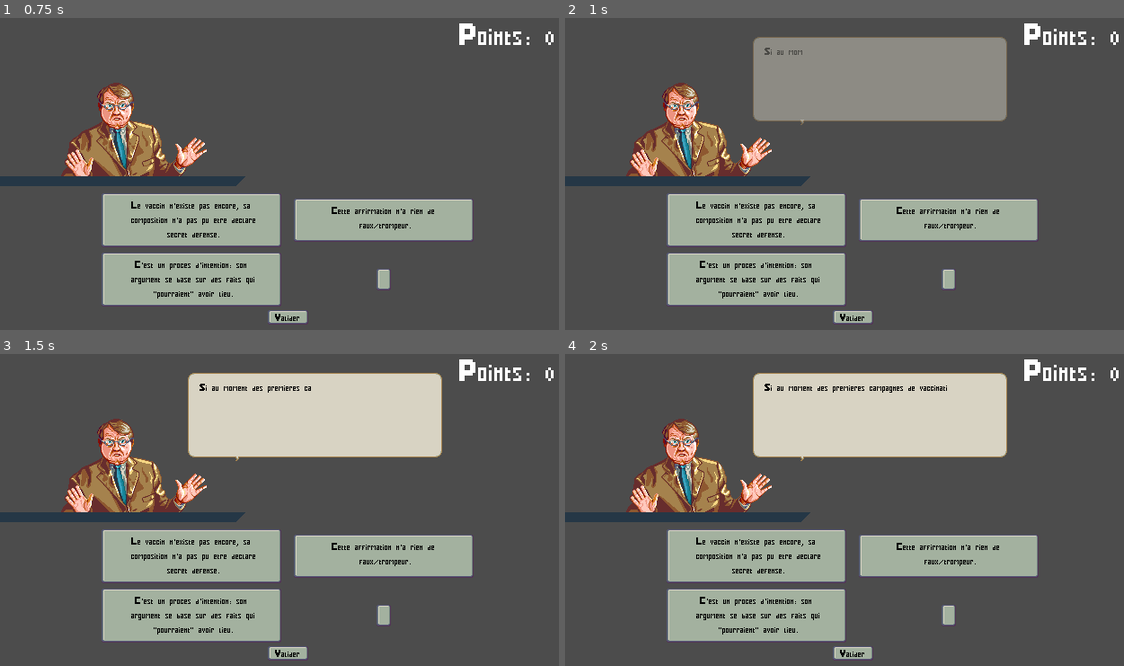
Above: before the commit, frames 1-4 (two rows, left to right).
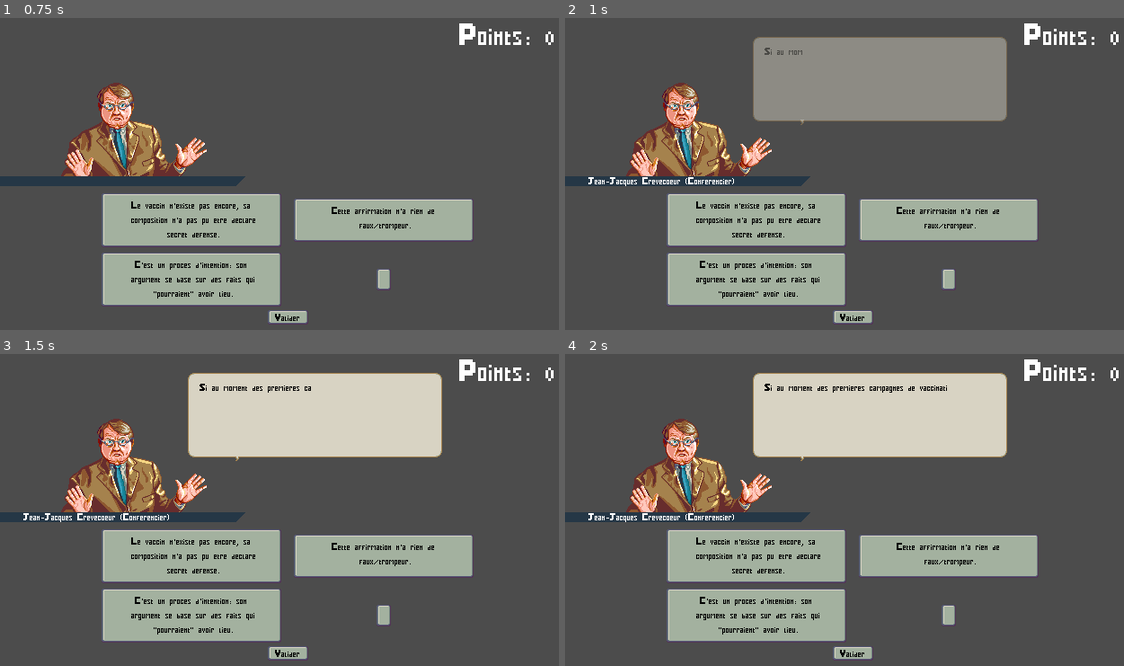
Above: after the commit, the same moments.

Repository: MrBSmith/FakeNews
Game: Godot game, scene res://Scenes/Game.tscn
The game is run twice, just before and just after one commit, with the same random seed, the same clock (stepped at 60 frames per second) and the same inputs.
Inputs (mouse positions are in pixels of both pictures, inside the frame that each line leads up to):
- Up to frame 1 (0.75 s): tap Enter (ui_accept) at 0.5 s; move the mouse to (413, 161) at 0.52 s; hold Up (ui_up) from 0.53 s (still down); click (413, 161) at 0.67 s
- Up to frame 2 (1 s): keep holding Up (ui_up); tap Enter (ui_accept) at 0.77 s
- Up to frame 3 (1.5 s): move the mouse to (324, 422) at 1.27 s; release Up (ui_up) at 1.28 s; hold Down (ui_down) from 1.28 s (still down); click (324, 422) at 1.42 s
- Up to frame 4 (2 s): keep holding Down (ui_down); tap Enter (ui_accept) at 1.52 s

Frame 1 is identical in both runs. In frame 2, 0.2% of the frame differs, in the area x 4-31%, y 51-54%; in frame 3, 0.2%; in frame 4, 0.2%.

Commit message:
Add speaker name label

Diff:
--- a/Autoloads/Dialogue/DialogueContainter.gd
+++ b/Autoloads/Dialogue/DialogueContainter.gd
@@ -48,3 +48,16 @@
 		if trans.get_locale() == locale:
 			return trans
 	return null
+
+
+
+func remove_accents(text: String) -> String:
+	text = text.replace("é" , "e")
+	text = text.replace("è" , "e")
+	text = text.replace("ê" , "e")
+	text = text.replace("à" , "a")
+	text = text.replace("â" , "a")
+	text = text.replace("ô" , "o")
+	text = text.replace("û", "u")
+
+	return text
--- a/Scenes/Button/Button.gd
+++ b/Scenes/Button/Button.gd
@@ -8,7 +8,7 @@
 
 func set_text(text: String):
 	text = split_in_lines(text, max_chars_lenght)
-	text = remove_accents(text)
+	text = DIALOGUE.remove_accents(text)
 	var nb_line = text.count("\n", 0, 0) + 1
 	var text_box_size := Vector2.ZERO
 
@@ -57,15 +57,5 @@
 	return last_point
 
 
-func remove_accents(text: String) -> String:
-	text = text.replace("é" , "e")
-	text = text.replace("è" , "e")
-	text = text.replace("ê" , "e")
-	text = text.replace("à" , "a")
-	text = text.replace("â" , "a")
-	text = text.replace("ô" , "o")
-
-	return text
-
 func on_pressed():
 	pass
--- a/Scenes/Dialogue/DialogueBox.gd
+++ b/Scenes/Dialogue/DialogueBox.gd
@@ -39,20 +39,8 @@
 func load_text():
 	var key = owner.dialogue_key
 	entire_text = DIALOGUE.get_current_translation().get_message(key)
-	entire_text = remove_accents(entire_text)
+	entire_text = DIALOGUE.remove_accents(entire_text)
 	split_in_paragraphs(entire_text)
-
-
-
-func remove_accents(text: String) -> String:
-	text = text.replace("é" , "e")
-	text = text.replace("è" , "e")
-	text = text.replace("ê" , "e")
-	text = text.replace("à" , "a")
-	text = text.replace("â" , "a")
-	text = text.replace("ô" , "o")
-
-	return text
 
 
 # Split the given text in printable paragraphs
--- a/Scenes/Game.tscn
+++ b/Scenes/Game.tscn
@@ -8,6 +8,7 @@
 [ext_resource path="res://Scenes/Portraits/Montagnier.png" type="Texture" id=6]
 [ext_resource path="res://Scenes/UI/Separation.png" type="Texture" id=7]
 [ext_resource path="res://Scenes/Portraits/Defakator.png" type="Texture" id=8]
+[ext_resource path="res://Global/Fonts/BoldCapsPixel24.tres" type="DynamicFont" id=9]
 
 [sub_resource type="Animation" id=1]
 resource_name = "Appear"
@@ -99,12 +100,29 @@
 anims/Appear = SubResource( 1 )
 
 [node name="Separation" type="TextureRect" parent="GUI/UI"]
-modulate = Color( 0.14902, 0.219608, 0.278431, 1 )
+self_modulate = Color( 0.14902, 0.219608, 0.278431, 1 )
 margin_left = 0.37735
 margin_top = 177.802
 margin_right = 273.377
 margin_bottom = 188.802
 texture = ExtResource( 7 )
+__meta__ = {
+"_edit_lock_": true,
+"_edit_use_anchors_": false
+}
+
+[node name="SpeakerName" type="Label" parent="GUI/UI/Separation"]
+anchor_left = 0.069
+anchor_top = -0.137
+anchor_right = 0.501
+anchor_bottom = 1.101
+margin_left = 7.57772
+margin_top = -0.00242984
+margin_right = 7.64172
+margin_bottom = 0.379569
+custom_fonts/font = ExtResource( 9 )
+align = 1
+valign = 1
 __meta__ = {
 "_edit_use_anchors_": false
 }
--- a/Scenes/Quizz/Quizz.gd
+++ b/Scenes/Quizz/Quizz.gd
@@ -4,12 +4,21 @@
 onready var answer_scene = preload("res://Scenes/Button/Answer/Answer.tscn")
 onready var submit_scene = preload("res://Scenes/Button/Submit/Submit.tscn")
 
+onready var speaker_name_node = $GUI/UI/Separation/SpeakerName
 onready var portrait_node = $GUI/UI/Portrait
 
 var dialogue_index : int = 0
 var nb_questions : int = 9
 
 var question_index_array : Array = []
+
+var speakers_dic = {
+	"Raoult" : "Didier Raoult (Microbiologiste)",
+	"Montagnier" : "Luc Montagnier (Prix Nobel de medecine)",
+	"Casasnovas" : "Thierry Casasnovas (Vidéaste)",
+	"JJCC" : "Jean-Jacques Crèvecoeur (Conférencier)"
+}
+
 
 func _ready():
 	var _err = $Timer.connect("timeout", self, "on_timer_timeout")
@@ -51,6 +60,7 @@
 	for question in $GUI/UI/Questions.get_children():
 		question.queue_free()
 
+	speaker_name_node.text = ""
 
 func generate_question():
 	instanciate_dialogue_box(dialogue_index)
@@ -65,6 +75,8 @@
 	portrait_node.appear()
 
 	yield(portrait_node.get_node("AnimationPlayer"), "animation_finished")
+
+	speaker_name_node.text = DIALOGUE.remove_accents(speakers_dic.get(portrait_name))
 
 	# Instanciate the question
 	var box_node = dialogue_box_scene.instance()
Binary file changed: Autoloads/Dialogue/Text.en.translation
Binary file changed: Autoloads/Dialogue/Text.fr.translation
Not shown: 1 places in Scenes/Game.tscn that only renumber resources
